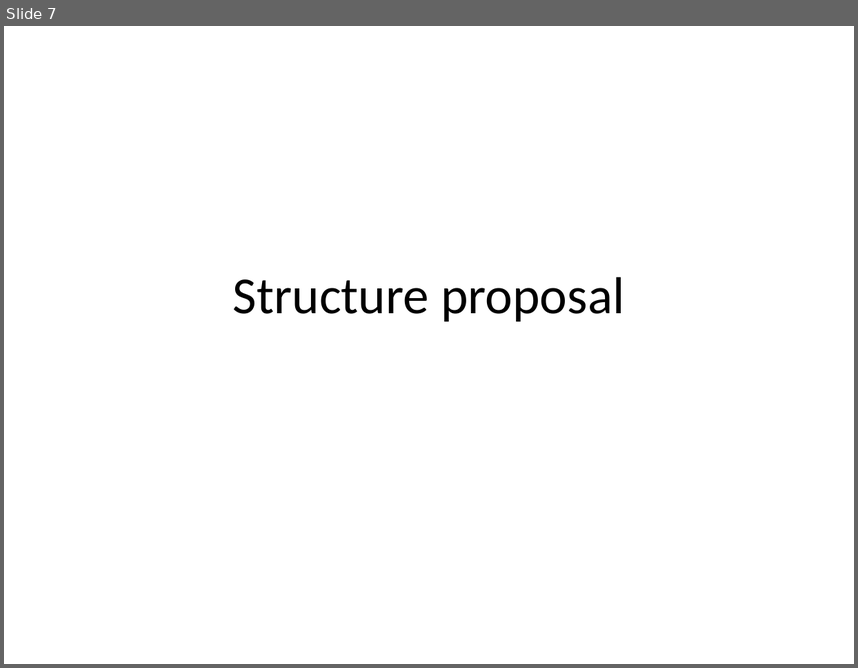
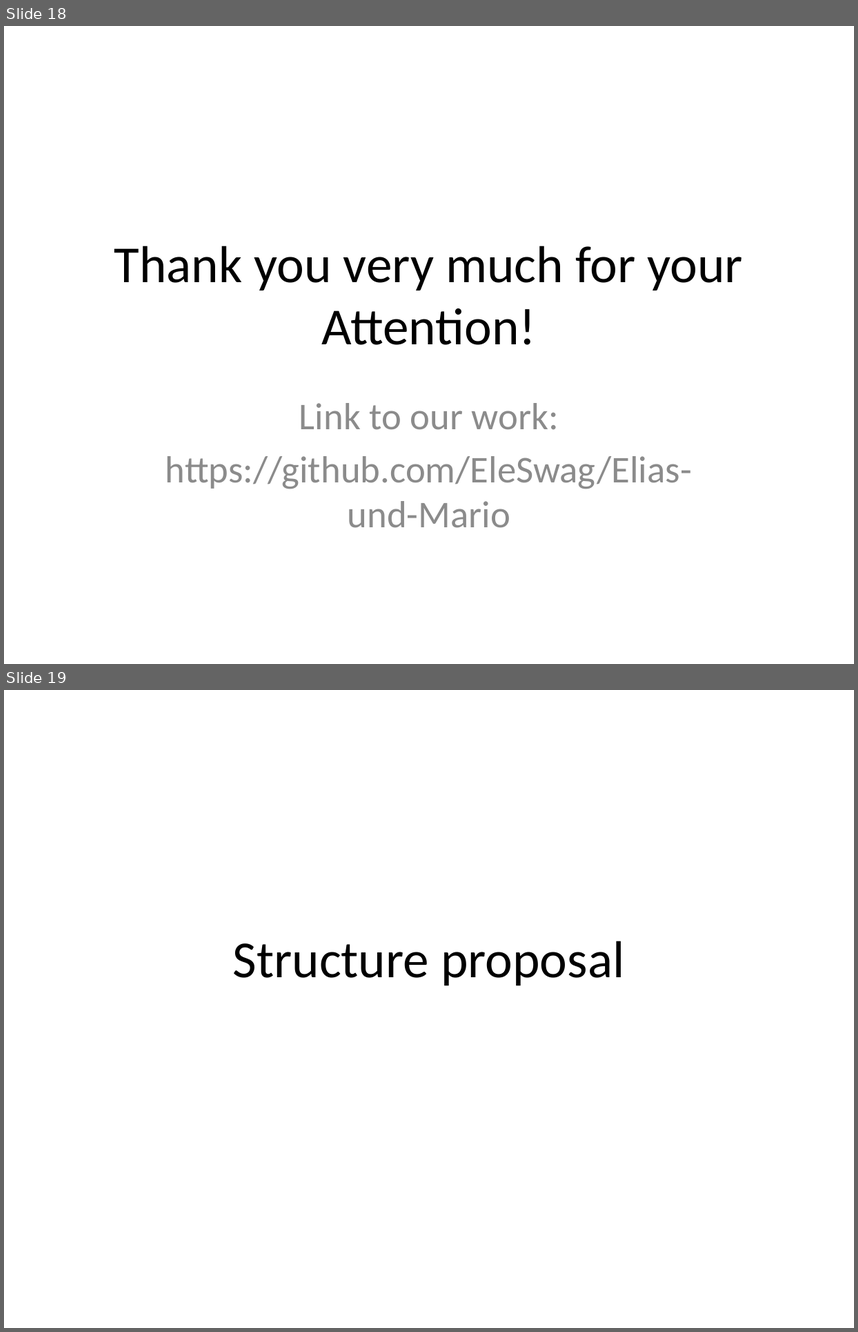
Before and after one commit to EleSwag/Elias-und-Mario, a slide deck: presentation/Test.pptx. Shown one above the other, each under a label of ours: slide 7 before the commit, slides 18 and 19 after it. The pictures are 858x668 and 858x1332 pixels, drawn with LibreOffice and Linux fonts; fonts in the diff are those of the drawing. Boxes give left, top, right and bottom in pixels: in the first picture for what was removed or moved away, otherwise in the second. Text is boxed around its words. In the diff, an @@ line names an element or a change of style, - is before the commit and + after.

```diff
--- a/presentation/Test.pptx
+++ b/presentation/Test.pptx
@@ slide 18 added at box(4, 26, 854, 664), background #FFFFFF @@
@@ title added at box(114, 245, 743, 345), 44 pt, text #000000 @@
+Thank you very much for your Attention!
@@ subtitle added at box(165, 403, 692, 528), 32 pt, text #8C8C8C @@
+Link to our work:
+https://github.com/EleSwag/Elias-und-Mario
@@ what was slide 7 is now slide 19 @@
```
Also in this commit, not shown: 2 slides changed, 16 other slides added, 2 slides removed, 1 other file.
